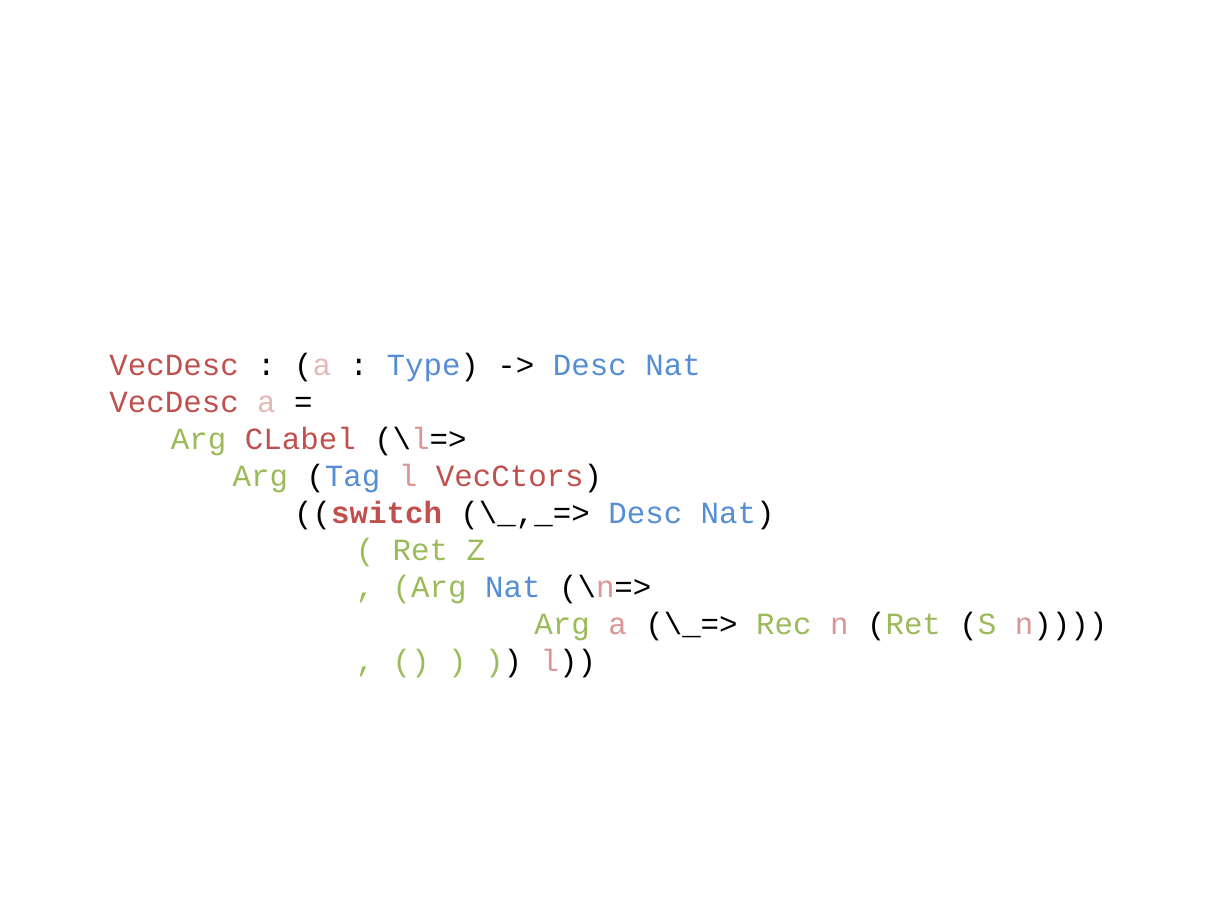
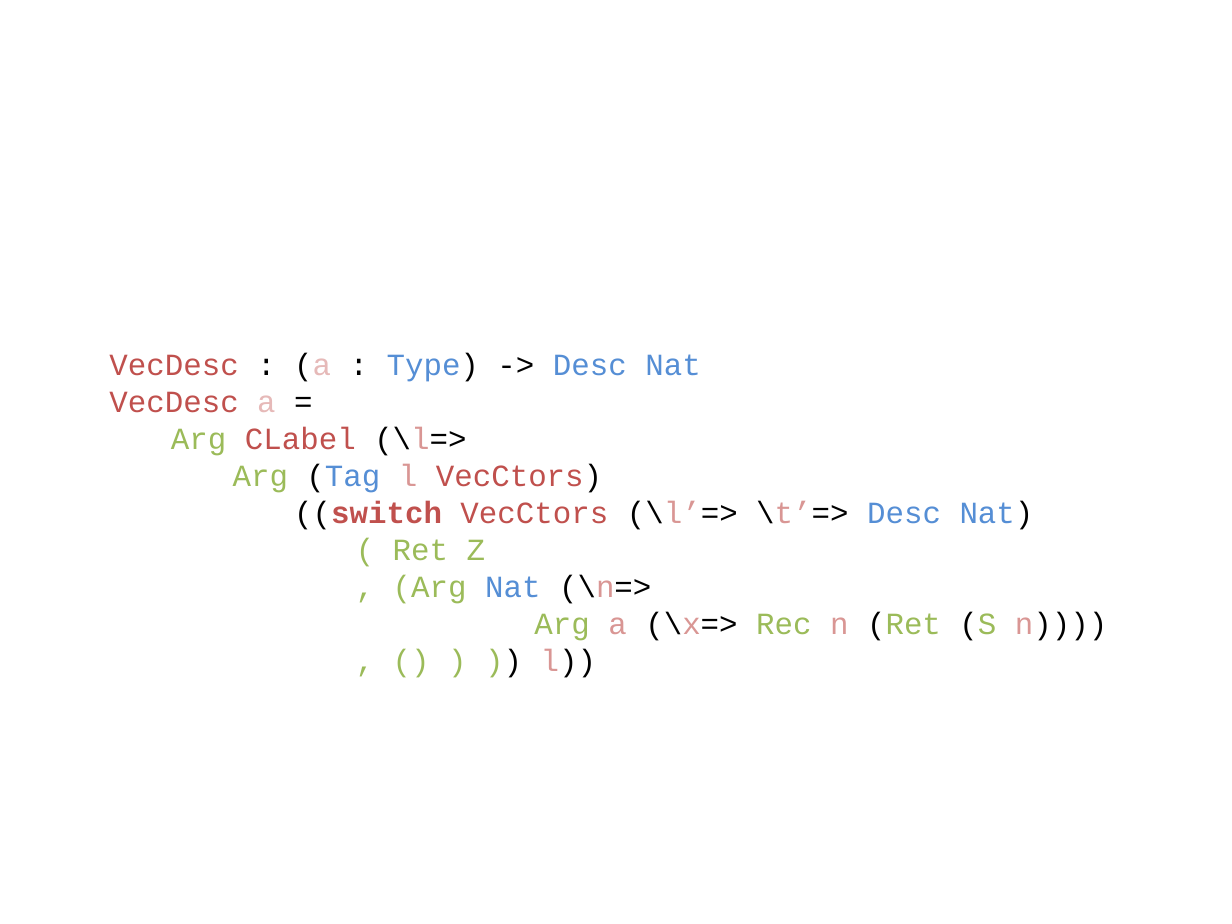
Before and after one commit to ahmadsalim/MSc-Thesis, a slide deck: slide 1 of Figures/VectorDescriptionImproved.pptx. Drawn at 1232x924 pixels with LibreOffice and Linux fonts; fonts in the diff are those of the drawing. Boxes give left, top, right and bottom in pixels: in the first picture for what was removed or moved away, otherwise in the second. Text is boxed around its words. In the diff, an @@ line names an element or a change of style, - is before the commit and + after.

```diff
--- a/Figures/VectorDescriptionImproved.pptx
+++ b/Figures/VectorDescriptionImproved.pptx
@@ text at (294, 501, 1034, 530): text changed; text colour #000000 to #C0504D @@
-((switch (\_,_=> Desc Nat)
+((switch VecCtors (\l’=> \t’=> Desc Nat)
@@ text at (534, 611, 1107, 641): text changed; text colour #000000 to #9BBB59 @@
-Arg a (\_=> Rec n (Ret (S n))))
+Arg a (\x=> Rec n (Ret (S n))))
```
Also in this commit, not shown: 52 other files.
